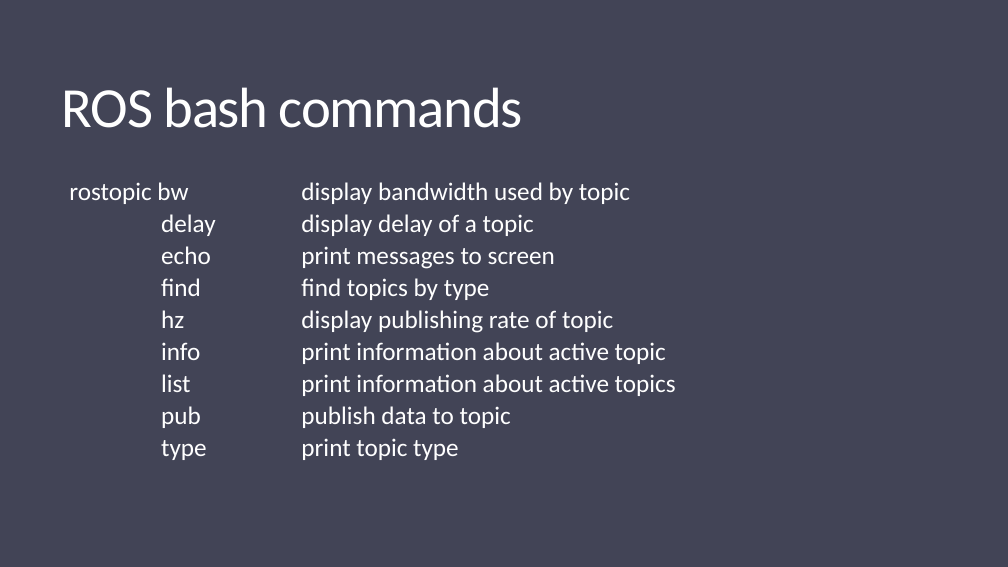
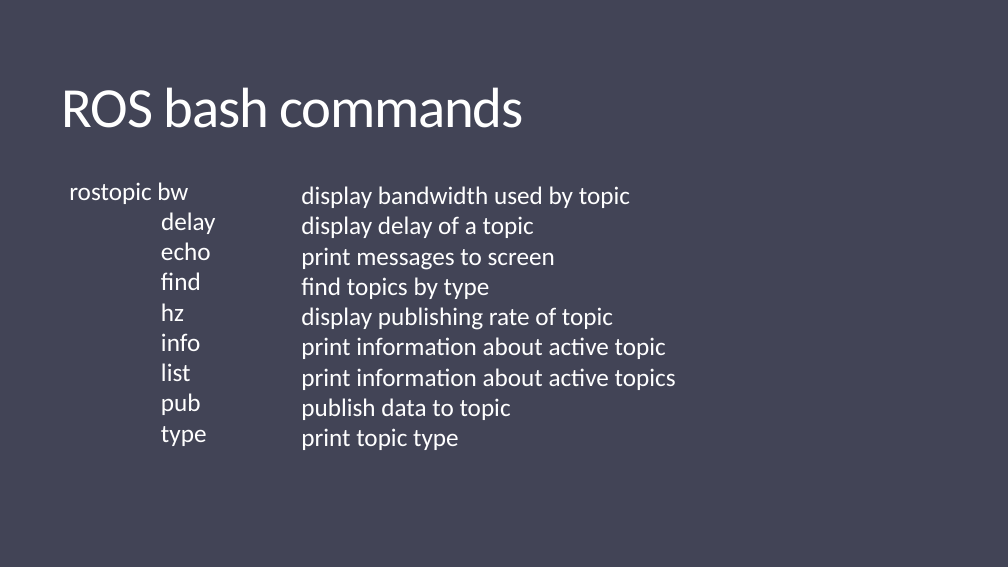
Before and after one commit to ObjExtract/ROS-Spring2019, a slide deck: slide 13 of ROS Course Week 2.pptx. Drawn at 1008x567 pixels with LibreOffice and Linux fonts; fonts in the diff are those of the drawing. Boxes give left, top, right and bottom in pixels: in the first picture for what was removed or moved away, otherwise in the second. Text is boxed around its words. In the diff, an @@ line names an element or a change of style, - is before the commit and + after.

```diff
--- a/ROS Course Week 2.pptx
+++ b/ROS Course Week 2.pptx
@@ text "rostopic bw" at bbox=[69, 182, 216, 446]: less space between paragraphs; line spacing 0.85 to 1 @@
@@ text "display bandwidth used by topic" at bbox=[301, 186, 676, 450]: line spacing 0.85 to 1; less space between paragraphs @@
```
Also in this commit, not shown: 17 other slides changed, 1 other file.
